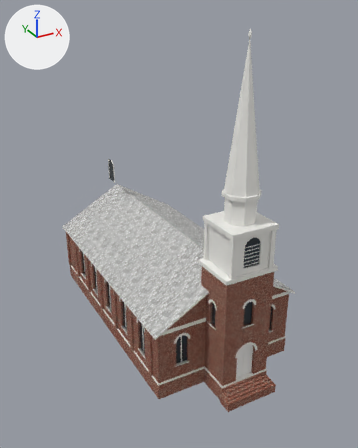
The glTF model models/archetypes/church-brick.glb, before and after one commit.
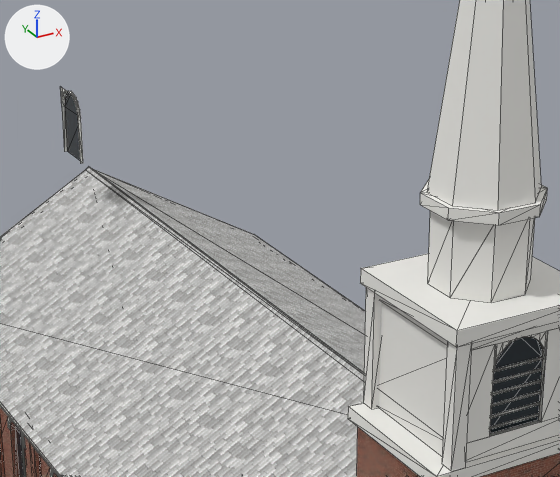
There are two pictures of each version: one whole from a 50 mm lens placed at (-20.6, -38.9, 29.3), pointed at (0.0, -1.5, 10.6), one close up on the part from 25% to 74% of the width and 29% to 63% of the height. The lights are fixed; the arrows at upper left show +X, +Y and +Z. The last two pictures show the newer version. The close-ups show mesh edges as thin lines. Vertices at exactly the same position are counted once.

Names of what the first close-up shows: 'church-brick'.
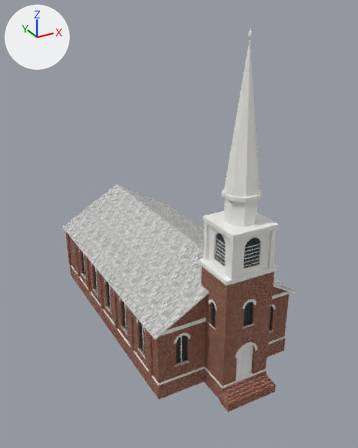
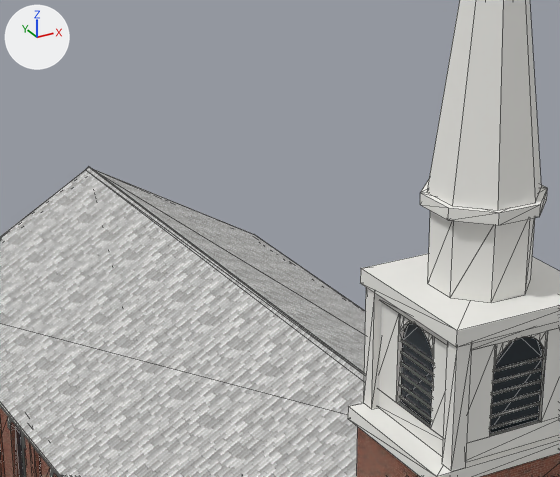
What differs and where, as boxes (x1, y1, x2, y2) in the close-ups (560 x 477 px; the box of a moved part takes in the faces that stretch with it):
part 1 of me_church_brick, moved or reshaped
    before: (61, 87, 83, 164)
    after: (379, 301, 447, 438)
part 2 of me_church_brick, surface changed
    before: (65, 92, 80, 160)
    after: (401, 323, 433, 424)

The edits, one by one:
me_church_brick is used by ob_church_brick; location (0.0, 0.0, 0.0).
Before the commit, vertices of me_church_brick: 763 (-1.6, 10.3, 11.4) at pixel (83, 163), 764 (-1.6, 10.3, 13.1) at pixel (80, 117), 765 (-1.6, 10.3, 13.4) at pixel (79, 109), 766 (-1.6, 10.5, 13.6) at pixel (77, 101), 767 (-1.6, 10.7, 13.8) at pixel (74, 95).
Before the commit, vertices of me_church_brick: 768 (-1.6, 11.0, 13.9) at pixel (71, 91), 769 (-1.6, 11.3, 13.8) at pixel (68, 90), 770 (-1.6, 11.6, 13.6) at pixel (66, 93), 771 (-1.6, 11.7, 13.4) at pixel (65, 99), 772 (-1.6, 11.8, 13.1) at pixel (64, 106).
Before the commit, vertices of me_church_brick: 773 (-1.6, 11.8, 11.4) at pixel (67, 151).
me_church_brick had 1787 vertices, 2111 faces and spanned x -7.0..7.0, y -14.0..14.0, z -0.6..28.0.
me_church_brick now has 1787 vertices, 2113 faces and spans x -7.0..7.0, y -14.0..14.0, z -0.6..28.0.
Part 1, on me_church_brick:
Vertices 763 to 773 of me_church_brick move by (0.0, -22.0, 0.0).
Vertex 1451 of me_church_brick moves from (-1.8, 11.8, 13.1) at pixel (61, 107) to (-1.8, -10.2, 11.4) at pixel (396, 402).
Vertex 1452 of me_church_brick moves from (-1.8, 11.7, 13.4) at pixel (61, 99) to (-1.8, -10.2, 13.9) at pixel (399, 313).
Vertex 1453 of me_church_brick moves from (-1.8, 11.7, 13.9) at pixel (61, 86) to (-1.8, -11.7, 11.4) at pixel (430, 428).
Vertex 1454 of me_church_brick moves from (-1.8, 11.8, 13.9) at pixel (60, 86) to (-1.8, -11.7, 13.9) at pixel (434, 336).
Vertex 1455 of me_church_brick moves from (-1.8, 11.6, 13.6) at pixel (63, 94) to (-1.8, -10.2, 13.1) at pixel (398, 341).
Vertex 1456 of me_church_brick moves from (-1.8, 11.6, 13.9) at pixel (62, 88) to (-1.8, -10.3, 13.4) at pixel (399, 331).
Vertex 1457 of me_church_brick moves from (-1.8, 11.3, 13.8) at pixel (65, 91) to (-1.8, -10.3, 13.9) at pixel (400, 314).
Vertex 1458 of me_church_brick moves from (-1.8, 11.3, 13.9) at pixel (65, 89) to (-1.8, -10.4, 13.6) at pixel (403, 325).
Vertex 1459 of me_church_brick moves from (-1.8, 11.0, 13.9) at pixel (68, 91) to (-1.8, -10.4, 13.9) at pixel (404, 316).
Vertex 1460 of me_church_brick moves from (-1.8, 10.7, 13.8) at pixel (71, 95) to (-1.8, -10.7, 13.8) at pixel (409, 322).
Vertex 1461 of me_church_brick moves from (-1.8, 10.7, 13.9) at pixel (71, 93) to (-1.8, -10.7, 13.9) at pixel (409, 320).
Vertex 1462 of me_church_brick moves from (-1.8, 10.5, 13.6) at pixel (74, 101) to (-1.8, -11.0, 13.9) at pixel (416, 324).
Vertex 1463 of me_church_brick moves from (-1.8, 10.5, 13.9) at pixel (74, 95) to (-1.8, -11.3, 13.8) at pixel (423, 331).
Vertex 1464 of me_church_brick moves from (-1.8, 10.3, 13.4) at pixel (76, 109) to (-1.8, -11.3, 13.9) at pixel (423, 329).
Vertex 1465 of me_church_brick moves from (-1.8, 10.3, 13.9) at pixel (75, 96) to (-1.8, -11.5, 13.6) at pixel (428, 341).
Vertex 1466 of me_church_brick moves from (-1.8, 10.3, 13.1) at pixel (77, 118) to (-1.8, -11.5, 13.9) at pixel (429, 333).
Vertex 1467 of me_church_brick moves from (-1.8, 10.3, 13.9) at pixel (76, 97) to (-1.8, -11.7, 13.4) at pixel (432, 354).
Vertex 1468 of me_church_brick moves from (-1.8, 11.8, 11.4) at pixel (64, 151) to (-1.8, -11.7, 13.9) at pixel (432, 335).
Vertex 1469 of me_church_brick moves from (-1.8, 10.3, 11.4) at pixel (80, 163) to (-1.8, -11.7, 13.1) at pixel (433, 366).
me_church_brick part 2: 9 kept faces spanning x -1.6, y -11.7..-10.2, z 11.4..13.9 get new texture (UV) coordinates.
